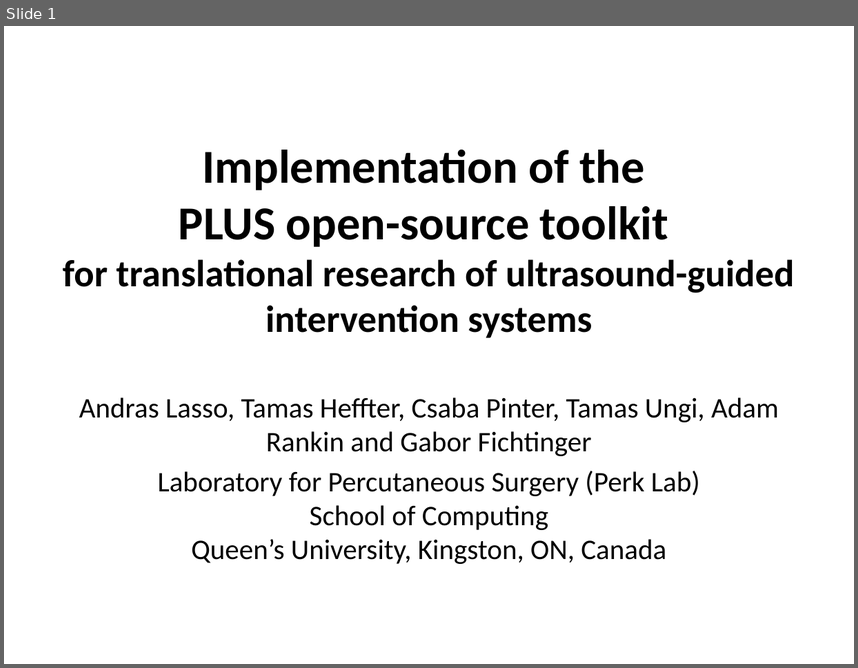
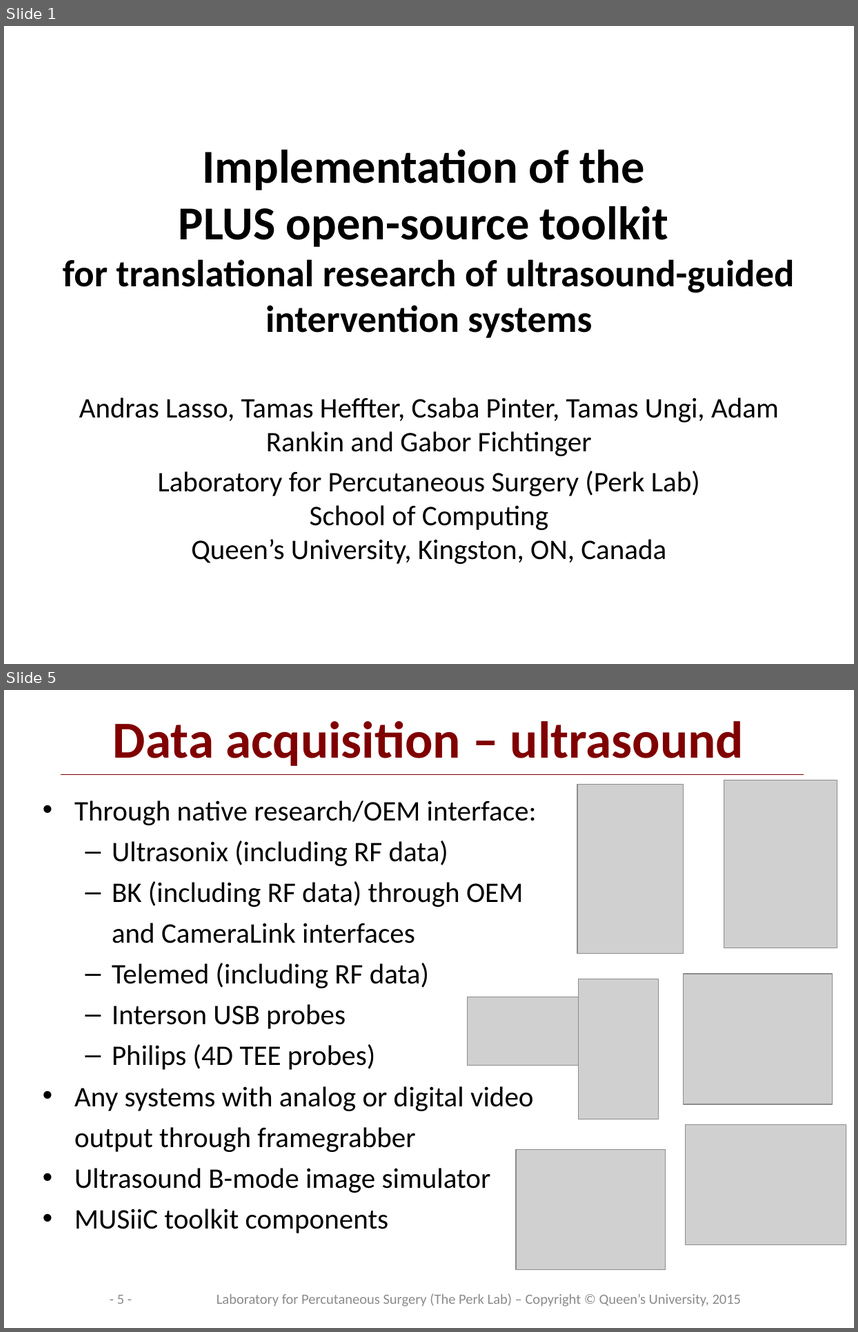
Before and after one commit to PlusToolkit/PlusDoc, a slide deck: overview/PlusOverview.pptx. Shown one above the other, each under a label of ours: slide 1 before the commit, slides 1 and 5 after it; the slides between them are not shown. The pictures are 858x668 and 858x1332 pixels, drawn with LibreOffice and Linux fonts; fonts in the diff are those of the drawing; grey boxes stand for pictures; background and template pictures are left out. Boxes give left, top, right and bottom in pixels: in the first picture for what was removed or moved away, otherwise in the second. Text is boxed around its words. In the diff, an @@ line names an element or a change of style, - is before the commit and + after.

```diff
--- a/overview/PlusOverview.pptx
+++ b/overview/PlusOverview.pptx
@@ slide 5 added at (x1=4, y1=690, x2=854, y2=1328), background #FFFFFF @@
@@ title added at (x1=113, y1=721, x2=744, y2=766), 44 pt, text #800000, bold @@
+Data acquisition – ultrasound
@@ line added from (61, 774) to (804, 774), #800000 0.75 pt @@
@@ picture added at (x1=578, y1=785, x2=684, y2=954) @@
@@ picture added at (x1=724, y1=780, x2=837, y2=947) @@
@@ text added at (x1=74, y1=800, x2=537, y2=1233), 24 pt, text #000000 @@
+• Through native research/OEM interface:
+  – Ultrasonix (including RF data)
+  – BK (including RF data) through OEM and CameraLink interfaces
+  – Telemed (including RF data)
+  – Interson USB probes
+  – Philips (4D TEE probes)
+• Any systems with analog or digital video output through framegrabber
+• Ultrasound B-mode image simulator
+• MUSiiC toolkit components
@@ picture added at (x1=579, y1=979, x2=659, y2=1118) @@
@@ picture added at (x1=683, y1=974, x2=832, y2=1105) @@
@@ picture added at (x1=467, y1=997, x2=582, y2=1065) @@
@@ picture added at (x1=686, y1=1125, x2=846, y2=1245) @@
@@ picture added at (x1=516, y1=1149, x2=665, y2=1269) @@
@@ page number added at (x1=117, y1=1294, x2=124, y2=1303), 12 pt, text #8C8C8C @@
+- 5 -
@@ text added at (x1=217, y1=1293, x2=742, y2=1306), 12 pt, text #8C8C8C @@
+Laboratory for Percutaneous Surgery (The Perk Lab) – Copyright © Queen’s University, 2015
```
Also in this commit, not shown: 20 slides changed, 2 other slides added.
